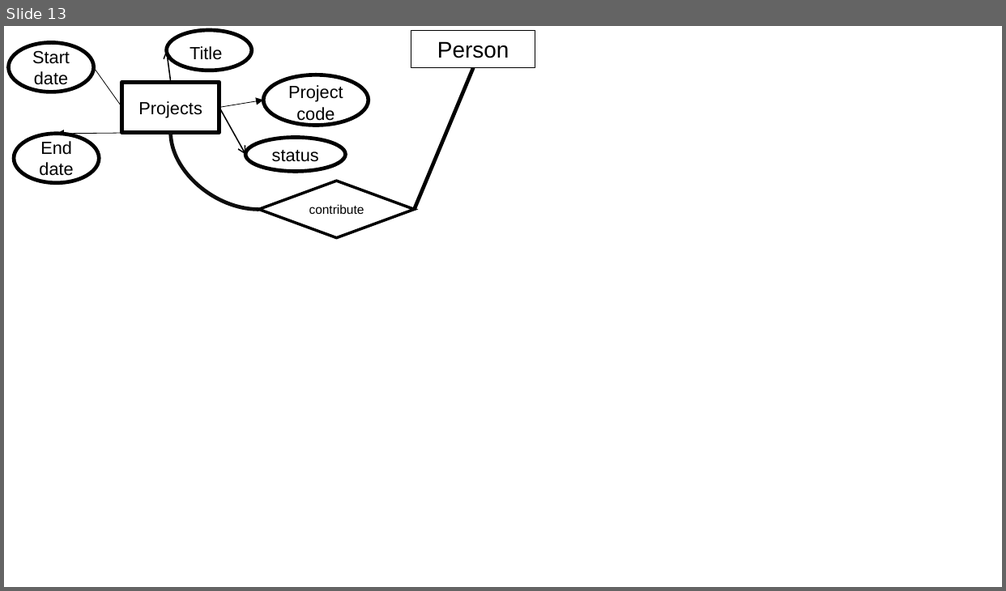
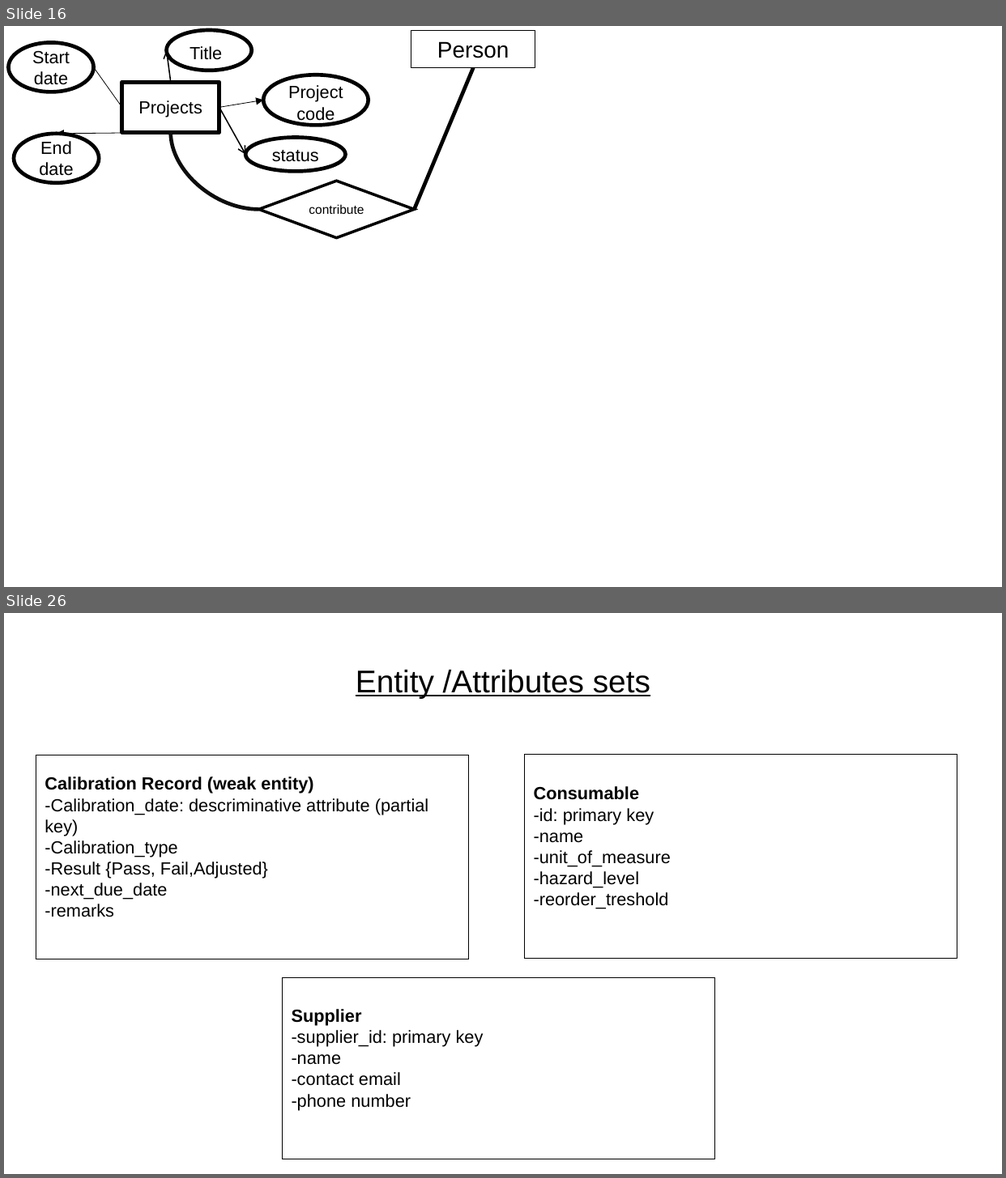
Before and after one commit to Niz-arch/Data-Base-Project, a slide deck: lab1/ER_Gram.pptx. Shown one above the other, each under a label of ours: slide 13 before the commit, slides 16 and 26 after it; the slides between them are not shown. The pictures are 1006x591 and 1006x1178 pixels, drawn with LibreOffice and Linux fonts; fonts in the diff are those of the drawing. Boxes give left, top, right and bottom in pixels: in the first picture for what was removed or moved away, otherwise in the second. Text is boxed around its words. In the diff, an @@ line names an element or a change of style, - is before the commit and + after.

```diff
--- a/lab1/ER_Gram.pptx
+++ b/lab1/ER_Gram.pptx
@@ slide 26 added at [4,613,1002,1174], background #FFFFFF @@
@@ title added at [356,670,650,698], 25 pt, text #000000, underline @@
+Entity /Attributes sets
@@ rectangle added at [36,756,469,959], fill #FFFFFF, outline #000000 0.5 pt, 14 pt, text #000000 @@
+Calibration Record (weak entity)
+-Calibration_date: descriminative attribute (partial key)
+-Calibration_type
+-Result {Pass, Fail,Adjusted}
+-next_due_date
+-remarks
@@ rectangle added at [525,754,957,958], fill #FFFFFF, outline #000000 0.5 pt, 14 pt, text #000000 @@
+Consumable
+-id: primary key
+-name
+-unit_of_measure
+-hazard_level
+-reorder_treshold
@@ rectangle added at [282,978,715,1160], fill #FFFFFF, outline #000000 0.5 pt, 14 pt, text #000000 @@
+Supplier
+-supplier_id: primary key
+-name
+-contact email
+-phone number
@@ what was slide 13 is now slide 16 @@
```
Also in this commit, not shown: 13 slides changed, 10 other slides added, 2 other files.
